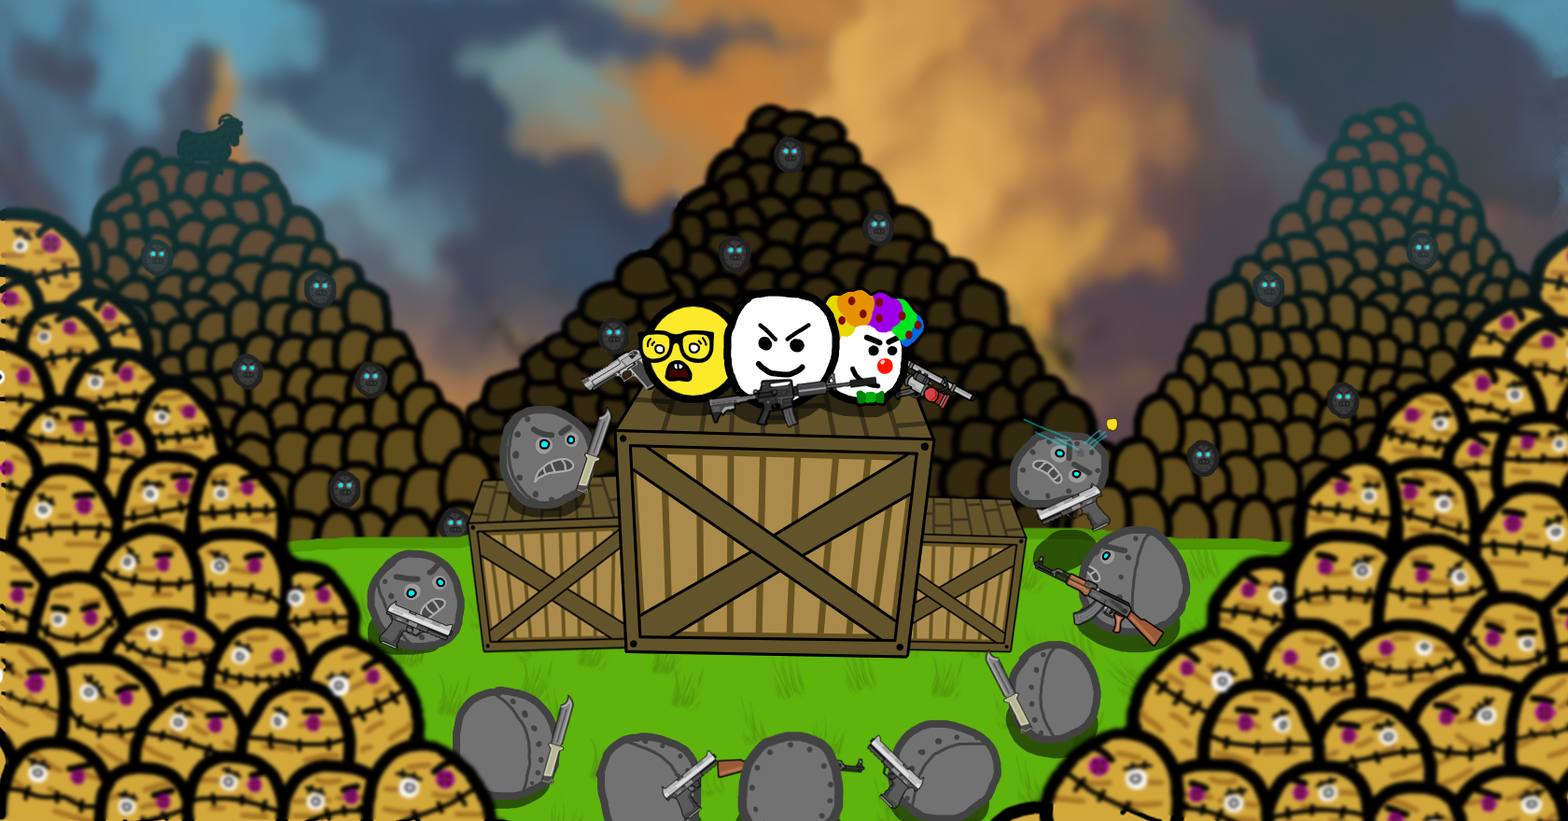
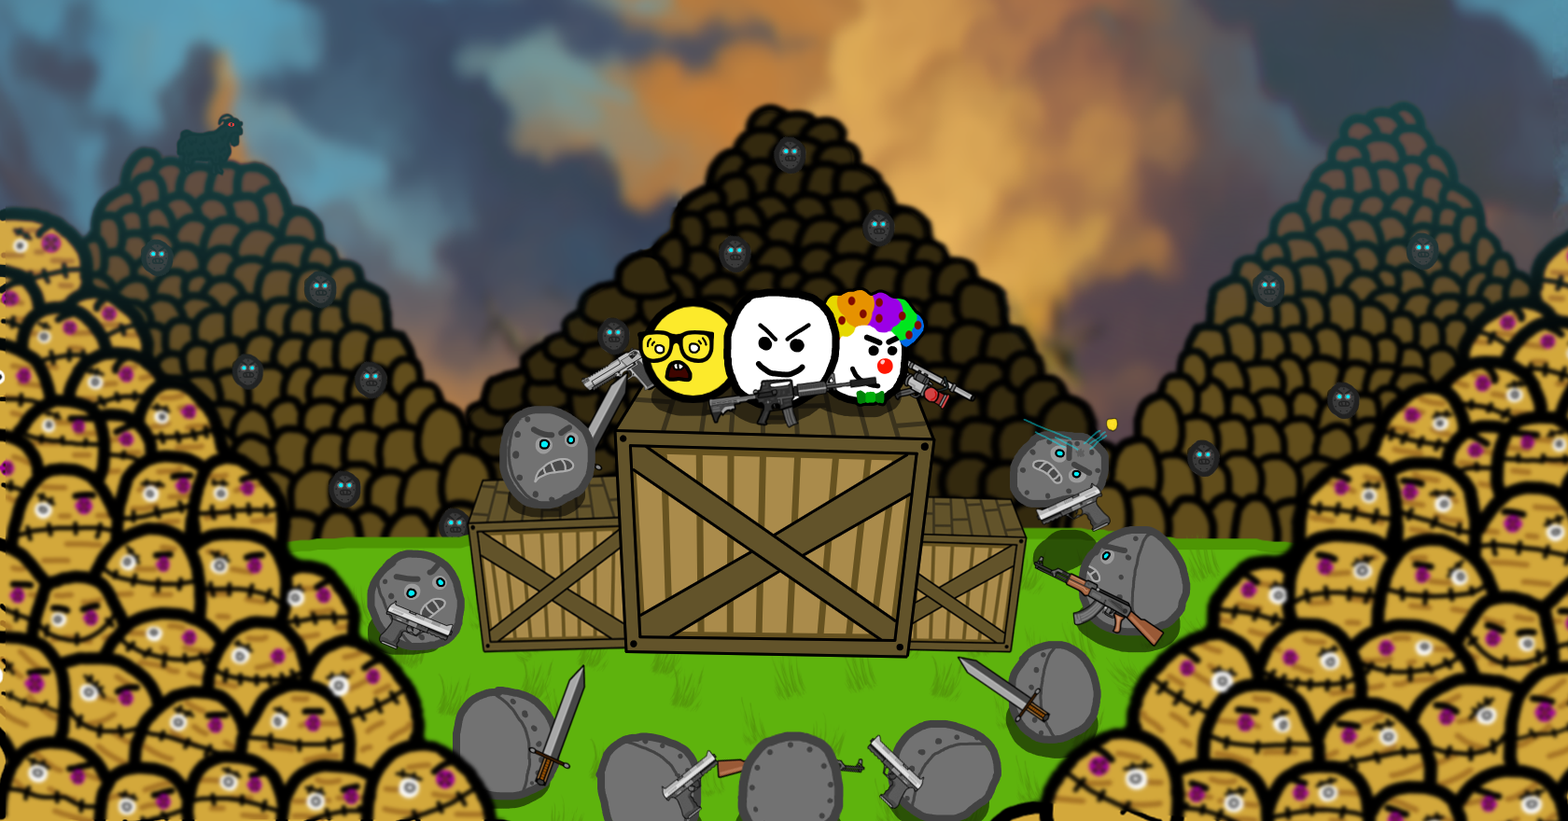
Comparing the layer stacks of the two 1568px x 821px images. Changes:
painted on "Обычный слой 6" over [227, 122, 630, 495]
painted on "Обычный слой 14 Сведено" (1st of 2) over [528, 371, 1051, 787]
moved "Фон" (6th of 14) above "Фон", painted on it over [537, 371, 1051, 777]
moved "Фон" (7th of 14) above "Обычный слой 5 Сведено", painted on it over [528, 648, 1051, 787]
painted on "Обычный слой 5 Сведено" over [528, 371, 1051, 787]
painted on "Обычный слой 4 Сведено" over [591, 371, 630, 419]
moved "Фон" (10th of 14) above "Фон", painted on it over [537, 371, 630, 787]
removed layer "Фон" (9th of 15) over [575, 371, 630, 495]
painted on "Обычный слой 16 Сведено" (1st of 3) over [554, 371, 1016, 717]
painted on "Обычный слой 14 Сведено" (2nd of 2) over [528, 477, 1051, 787]
painted on "Фон Сведено" over [227, 122, 236, 127]
painted on "Обычный слой 7 Сведено" over [227, 122, 630, 495]
painted on "Обычный слой 6 Сведено" (2nd of 2) over [554, 371, 1051, 717]
painted on "Фон" (14th of 14) over [227, 122, 997, 658]